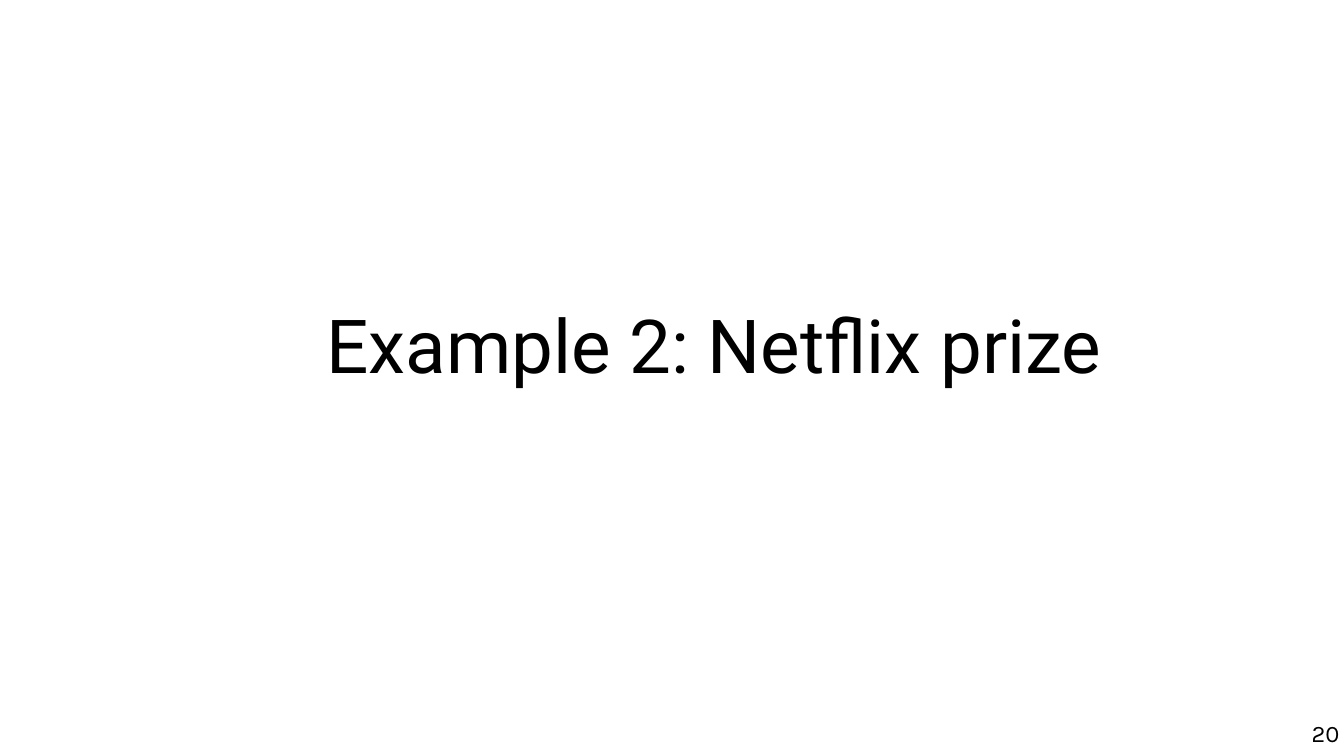
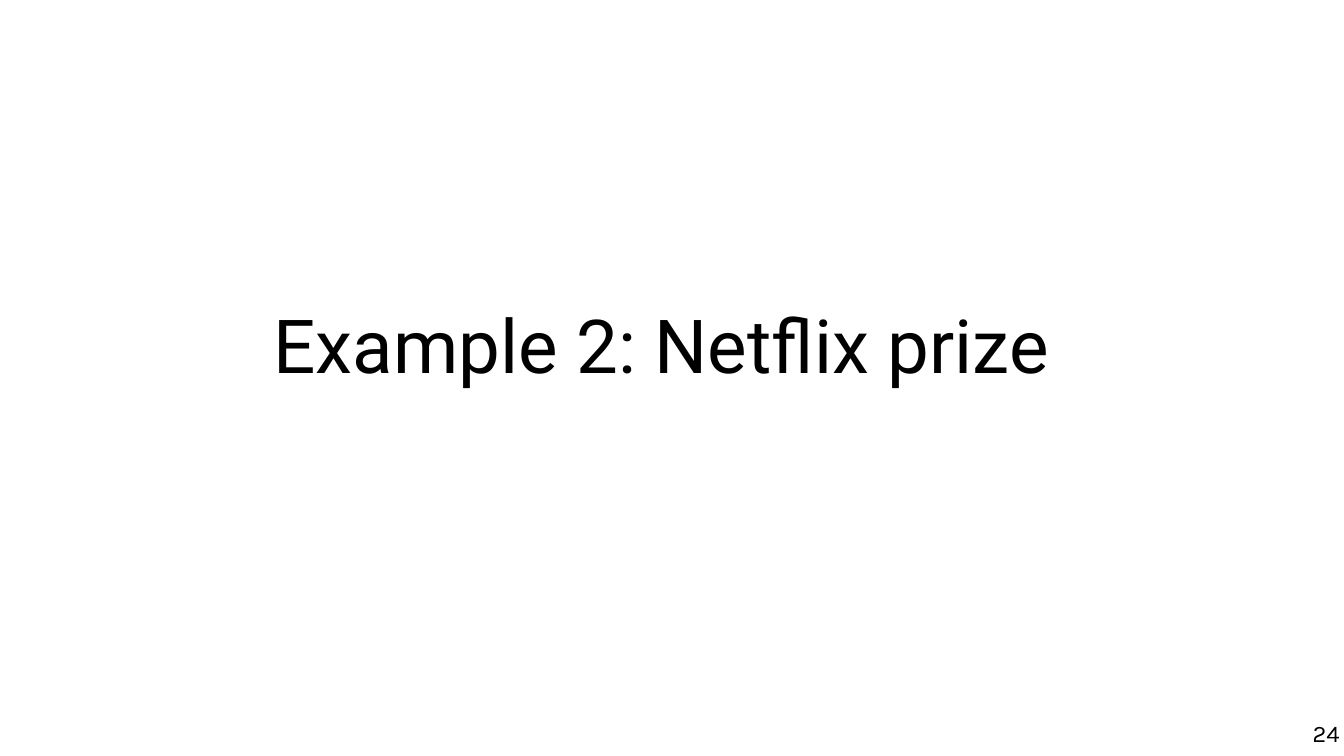
Before and after one commit to marco-calautti/data-mining-course, a slide deck: slide 24 of theory/odp/tt18_latent_factors_recommenders.odp (slide 20 before the commit). Drawn at 1344x756 pixels with LibreOffice and Linux fonts; fonts in the diff are those of the drawing. Boxes give left, top, right and bottom in pixels: in the first picture for what was removed or moved away, otherwise in the second. Text is boxed around its words. In the diff, an @@ line names an element or a change of style, - is before the commit and + after.

```diff
--- a/theory/odp/tt18_latent_factors_recommenders.odp
+++ b/theory/odp/tt18_latent_factors_recommenders.odp
@@ title "Example 2: Netflix prize": place and size @@
-title "Example 2: Netflix prize" at <box>326,316,1101,388</box>
+title "Example 2: Netflix prize" at <box>274,316,1049,388</box>
@@ page number at <box>1313,727,1340,742</box>: text changed @@
-20
+24
```
Also in this commit, not shown: 4 other slides changed, 1 slide added, 1 other file.
